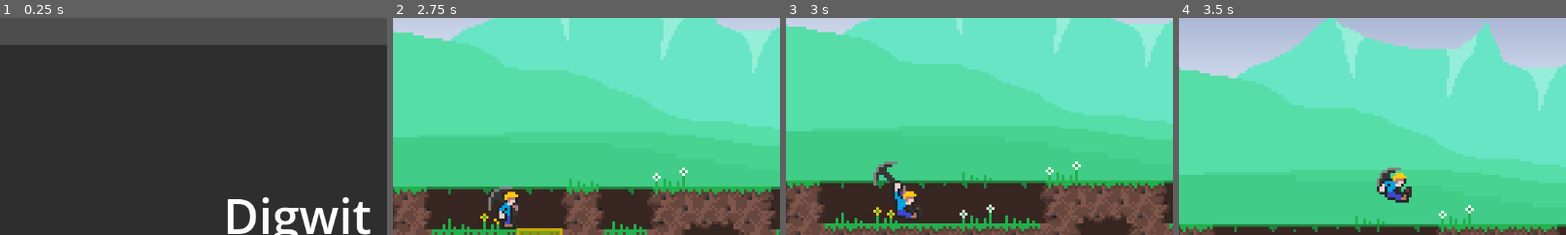
Above: before the commit, frames 1-4 (left to right).
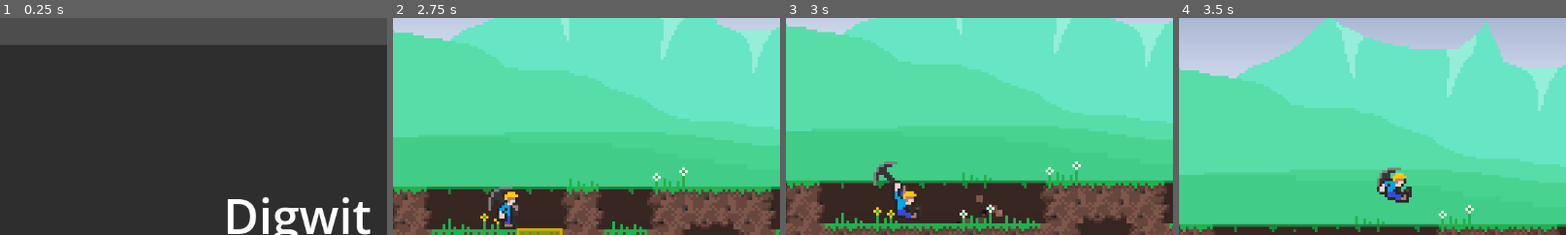
Above: after the commit, the same moments.

Repository: d-v-b/ld58
Game: Godot game, scene res://scenes/main_menu.tscn
Same seed, same stepped clock (60 frames per second), same inputs: the game is played once before the commit and once after it.
Inputs (mouse positions are % of the whole screen's width and height, from its top left):
- Up to frame 1 (0.25 s): no input
- Up to frame 2 (2.75 s): click "Start" at 0.5 s; move the mouse to (3, 3) at 1.27 s; hold D (move_right) 1.28-2 s; tap X (action_die) at 1.35 s; tap Space (action_jump) at 1.52 s; click "Play again" at 2 s
- Up to frame 3 (3 s): move the mouse to (80, 65) at 2.77 s; hold D (move_right) from 2.78 s (still down); tap F (action_mine) at 2.85 s
- Up to frame 4 (3.5 s): keep holding D (move_right); tap Space (action_jump) at 3.02 s
The pictures show only the part of the screen within x 12-62%, y 0-50%; the shares and areas given below are measured in that part.

Frames 1-2 are identical in both runs. In frame 3, 0.2% of the frame differs, in the area x 44-56%, y 81-95%; in frame 4, nothing differs.

Commit message:
added destruction particles (probably really badly)

Diff:
--- a/Collector/scenes/game.tscn
+++ b/Collector/scenes/game.tscn
@@ -7,6 +7,78 @@
 [ext_resource type="PackedScene" uid="uid://bgh183yp2hi7y" path="res://scenes/hud.tscn" id="4_lbhrr"]
 [ext_resource type="Texture2D" uid="uid://gbir15ew0fxx" path="res://assets/underground_background.png" id="12_dinhu"]
 [ext_resource type="PackedScene" uid="uid://d2oyp2jbjhicj" path="res://scenes/parallax_background.tscn" id="13_kvuet"]
+
+[sub_resource type="OccluderPolygon2D" id="OccluderPolygon2D_u5sy4"]
+polygon = PackedVector2Array(-13.829613, -12.982899, 32, -12.700661, 32, 32, -13.82962, 32)
+
+[sub_resource type="OccluderPolygon2D" id="OccluderPolygon2D_0tnpc"]
+polygon = PackedVector2Array(-13.265137, -32, 32, -32, 32, 32, -13.82962, 32)
+
+[sub_resource type="OccluderPolygon2D" id="OccluderPolygon2D_ca42v"]
+polygon = PackedVector2Array(-13.265137, -32, 32, -32, 32, 8.46711, -12.7006645, 7.9026337)
+
+[sub_resource type="OccluderPolygon2D" id="OccluderPolygon2D_gee14"]
+polygon = PackedVector2Array(-13.265137, -12.982899, 32, -14.111847, 32, 11.2894745, -13.829613, 12.4184265)
+
+[sub_resource type="OccluderPolygon2D" id="OccluderPolygon2D_vtaks"]
+polygon = PackedVector2Array(-9.878296, -19.192112, 3.6690788, -19.192112, 1.4111824, 32, -9.878296, 32)
+
+[sub_resource type="OccluderPolygon2D" id="OccluderPolygon2D_rysoc"]
+polygon = PackedVector2Array(-32, -13.547375, 32, -14.111847, 32, 32, -32, 32)
+
+[sub_resource type="OccluderPolygon2D" id="OccluderPolygon2D_kvpfn"]
+polygon = PackedVector2Array(-32, -32, 32, -32, 32, 32, -32, 32)
+
+[sub_resource type="OccluderPolygon2D" id="OccluderPolygon2D_e1j6l"]
+polygon = PackedVector2Array(-32, -32, 32, -32, 32, 8.46711, -32, 9.596054)
+
+[sub_resource type="OccluderPolygon2D" id="OccluderPolygon2D_ir15t"]
+polygon = PackedVector2Array(-32, -15.240795, 32, -14.111847, 32, 11.2894745, -32, 11.2894745)
+
+[sub_resource type="OccluderPolygon2D" id="OccluderPolygon2D_ssvqc"]
+polygon = PackedVector2Array(-9.878296, -19.192112, 3.6690788, -19.192112, 4.798023, 11.8539505, -8.749348, 11.2894745)
+
+[sub_resource type="OccluderPolygon2D" id="OccluderPolygon2D_pl11u"]
+polygon = PackedVector2Array(-32, -13.547375, 12.700657, -12.4184265, 11.5717125, 32, -32, 32)
+
+[sub_resource type="OccluderPolygon2D" id="OccluderPolygon2D_bhx41"]
+polygon = PackedVector2Array(-32, -32, 14.394085, -32, 12.700657, 32, -32, 32)
+
+[sub_resource type="OccluderPolygon2D" id="OccluderPolygon2D_qnb83"]
+polygon = PackedVector2Array(-32, -32, 14.394085, -32, 13.265133, 9.031578, -32, 9.596054)
+
+[sub_resource type="OccluderPolygon2D" id="OccluderPolygon2D_sww3w"]
+polygon = PackedVector2Array(-32, -15.240795, 11.5717125, -15.240795, 12.700657, 11.2894745, -32, 11.2894745)
+
+[sub_resource type="OccluderPolygon2D" id="OccluderPolygon2D_suyxu"]
+polygon = PackedVector2Array(-9.31382, -32, 7.6203957, -32, 4.798023, 11.8539505, -8.749348, 11.2894745)
+
+[sub_resource type="OccluderPolygon2D" id="OccluderPolygon2D_sgl2t"]
+polygon = PackedVector2Array(-9.31382, -32, 7.6203957, -32, 8.184872, 32, -7.6203995, 32)
+
+[sub_resource type="OccluderPolygon2D" id="OccluderPolygon2D_264po"]
+polygon = PackedVector2Array(-32, -32, 32, -32, 32, 32, -32, 32)
+
+[sub_resource type="OccluderPolygon2D" id="OccluderPolygon2D_1kice"]
+polygon = PackedVector2Array(-32, -20.32106, 32, -20.32106, 32, 32, -32, 32)
+
+[sub_resource type="OccluderPolygon2D" id="OccluderPolygon2D_5newe"]
+polygon = PackedVector2Array(-32, -20.32106, 32, -20.32106, 32, 32, -32, 32)
+
+[sub_resource type="OccluderPolygon2D" id="OccluderPolygon2D_dinhu"]
+polygon = PackedVector2Array(-32, -32, 32, -32, 32, 32, -32, 32)
+
+[sub_resource type="OccluderPolygon2D" id="OccluderPolygon2D_kvuet"]
+polygon = PackedVector2Array(-32, -32, 32, -32, 32, 32, -32, 32)
+
+[sub_resource type="OccluderPolygon2D" id="OccluderPolygon2D_37s47"]
+polygon = PackedVector2Array(-32, -20.32106, 32, -20.32106, 32, 32, -32, 32)
+
+[sub_resource type="OccluderPolygon2D" id="OccluderPolygon2D_bt5mj"]
+polygon = PackedVector2Array(-32, -20.32106, 32, -20.32106, 32, 32, -32, 32)
+
+[sub_resource type="OccluderPolygon2D" id="OccluderPolygon2D_trtic"]
+polygon = PackedVector2Array(-32, -32, 32, -32, 32, 32, -32, 32)
 
 [sub_resource type="TileSetAtlasSource" id="TileSetAtlasSource_vtaks"]
 texture = ExtResource("2_0tnpc")
@@ -16,76 +88,110 @@
 2:0/0 = 0
 3:0/0 = 0
 0:1/0 = 0
+0:1/0/occlusion_layer_0/polygon_0/polygon = SubResource("OccluderPolygon2D_u5sy4")
 0:1/0/physics_layer_0/polygon_0/points = PackedVector2Array(-32, -32, 32, -32, 32, 32, -32, 32)
 1:1/0 = 0
+1:1/0/occlusion_layer_0/polygon_0/polygon = SubResource("OccluderPolygon2D_rysoc")
 1:1/0/physics_layer_0/polygon_0/points = PackedVector2Array(-32, -32, 32, -32, 32, 32, -32, 32)
 2:1/0 = 0
+2:1/0/occlusion_layer_0/polygon_0/polygon = SubResource("OccluderPolygon2D_pl11u")
 2:1/0/physics_layer_0/polygon_0/points = PackedVector2Array(-32, -32, 32, -32, 32, 32, -32, 32)
 3:1/0 = 0
+3:1/0/occlusion_layer_0/polygon_0/polygon = SubResource("OccluderPolygon2D_264po")
 3:1/0/physics_layer_0/polygon_0/points = PackedVector2Array(-32, -32, 32, -32, 32, 32, -32, 32)
 0:2/0 = 0
+0:2/0/occlusion_layer_0/polygon_0/polygon = SubResource("OccluderPolygon2D_0tnpc")
 0:2/0/physics_layer_0/polygon_0/points = PackedVector2Array(-32, -32, 32, -32, 32, 32, -32, 32)
 1:2/0 = 0
+1:2/0/occlusion_layer_0/polygon_0/polygon = SubResource("OccluderPolygon2D_kvpfn")
 1:2/0/physics_layer_0/polygon_0/points = PackedVector2Array(-32, -32, 32, -32, 32, 32, -32, 32)
 2:2/0 = 0
+2:2/0/occlusion_layer_0/polygon_0/polygon = SubResource("OccluderPolygon2D_bhx41")
 2:2/0/physics_layer_0/polygon_0/points = PackedVector2Array(-32, -32, 32, -32, 32, 32, -32, 32)
 3:2/0 = 0
+3:2/0/occlusion_layer_0/polygon_0/polygon = SubResource("OccluderPolygon2D_264po")
 3:2/0/physics_layer_0/polygon_0/points = PackedVector2Array(-32, -32, 32, -32, 32, 32, -32, 32)
 0:3/0 = 0
+0:3/0/occlusion_layer_0/polygon_0/polygon = SubResource("OccluderPolygon2D_ca42v")
 0:3/0/physics_layer_0/polygon_0/points = PackedVector2Array(-32, -32, 32, -32, 32, 32, -32, 32)
 1:3/0 = 0
+1:3/0/occlusion_layer_0/polygon_0/polygon = SubResource("OccluderPolygon2D_e1j6l")
 1:3/0/physics_layer_0/polygon_0/points = PackedVector2Array(-32, -32, 32, -32, 32, 32, -32, 32)
 2:3/0 = 0
+2:3/0/occlusion_layer_0/polygon_0/polygon = SubResource("OccluderPolygon2D_qnb83")
 2:3/0/physics_layer_0/polygon_0/points = PackedVector2Array(-32, -32, 32, -32, 32, 32, -32, 32)
 3:3/0 = 0
 4:3/0 = 0
+4:3/0/occlusion_layer_0/polygon_0/polygon = SubResource("OccluderPolygon2D_dinhu")
 4:3/0/physics_layer_0/polygon_0/points = PackedVector2Array(-32, -32, 32, -32, 32, 32, -32, 32)
 5:3/0 = 0
+5:3/0/occlusion_layer_0/polygon_0/polygon = SubResource("OccluderPolygon2D_dinhu")
 5:3/0/physics_layer_0/polygon_0/points = PackedVector2Array(-32, -32, 32, -32, 32, 32, -32, 32)
 6:3/0 = 0
+6:3/0/occlusion_layer_0/polygon_0/polygon = SubResource("OccluderPolygon2D_dinhu")
 6:3/0/physics_layer_0/polygon_0/points = PackedVector2Array(-32, -32, 32, -32, 32, 32, -32, 32)
 4:2/0 = 0
+4:2/0/occlusion_layer_0/polygon_0/polygon = SubResource("OccluderPolygon2D_5newe")
 4:2/0/physics_layer_0/polygon_0/points = PackedVector2Array(-32, -32, 32, -32, 32, 32, -32, 32)
 4:1/0 = 0
+4:1/0/occlusion_layer_0/polygon_0/polygon = SubResource("OccluderPolygon2D_1kice")
 4:1/0/physics_layer_0/polygon_0/points = PackedVector2Array(-32, -32, 32, -32, 32, 32, -32, 32)
 5:1/0 = 0
+5:1/0/occlusion_layer_0/polygon_0/polygon = SubResource("OccluderPolygon2D_37s47")
 5:1/0/physics_layer_0/polygon_0/points = PackedVector2Array(-32, -32, 32, -32, 32, 32, -32, 32)
 6:1/0 = 0
+6:1/0/occlusion_layer_0/polygon_0/polygon = SubResource("OccluderPolygon2D_bt5mj")
 6:1/0/physics_layer_0/polygon_0/points = PackedVector2Array(-32, -32, 32, -32, 32, 32, -32, 32)
 6:2/0 = 0
+6:2/0/occlusion_layer_0/polygon_0/polygon = SubResource("OccluderPolygon2D_dinhu")
 6:2/0/physics_layer_0/polygon_0/points = PackedVector2Array(-32, -32, 32, -32, 32, 32, -32, 32)
 5:2/0 = 0
+5:2/0/occlusion_layer_0/polygon_0/polygon = SubResource("OccluderPolygon2D_dinhu")
 5:2/0/physics_layer_0/polygon_0/points = PackedVector2Array(-32, -32, 32, -32, 32, 32, -32, 32)
 4:0/0 = 0
 5:0/0 = 0
 6:0/0 = 0
 0:4/0 = 0
+0:4/0/occlusion_layer_0/polygon_0/polygon = SubResource("OccluderPolygon2D_gee14")
 0:4/0/physics_layer_0/polygon_0/points = PackedVector2Array(-32, -32, 32, -32, 32, 32, -32, 32)
 1:4/0 = 0
+1:4/0/occlusion_layer_0/polygon_0/polygon = SubResource("OccluderPolygon2D_ir15t")
 1:4/0/physics_layer_0/polygon_0/points = PackedVector2Array(-32, -32, 32, -32, 32, 32, -32, 32)
 1:5/0 = 0
+1:5/0/occlusion_layer_0/polygon_0/polygon = SubResource("OccluderPolygon2D_ssvqc")
 1:5/0/physics_layer_0/polygon_0/points = PackedVector2Array(-32, -32, 32, -32, 32, 32, -32, 32)
 2:5/0 = 0
+2:5/0/occlusion_layer_0/polygon_0/polygon = SubResource("OccluderPolygon2D_suyxu")
 2:5/0/physics_layer_0/polygon_0/points = PackedVector2Array(-32, -32, 32, -32, 32, 32, -32, 32)
 2:4/0 = 0
+2:4/0/occlusion_layer_0/polygon_0/polygon = SubResource("OccluderPolygon2D_sww3w")
 2:4/0/physics_layer_0/polygon_0/points = PackedVector2Array(-32, -32, 32, -32, 32, 32, -32, 32)
 0:5/0 = 0
+0:5/0/occlusion_layer_0/polygon_0/polygon = SubResource("OccluderPolygon2D_vtaks")
 0:5/0/physics_layer_0/polygon_0/points = PackedVector2Array(-32, -32, 32, -32, 32, 32, -32, 32)
 2:6/0 = 0
+2:6/0/occlusion_layer_0/polygon_0/polygon = SubResource("OccluderPolygon2D_sgl2t")
 2:6/0/physics_layer_0/polygon_0/points = PackedVector2Array(-32, -32, 32, -32, 32, 32, -32, 32)
 4:4/0 = 0
+4:4/0/occlusion_layer_0/polygon_0/polygon = SubResource("OccluderPolygon2D_kvuet")
 4:4/0/physics_layer_0/polygon_0/points = PackedVector2Array(-32, -32, 32, -32, 32, 32, -32, 32)
 4:5/0 = 0
+4:5/0/occlusion_layer_0/polygon_0/polygon = SubResource("OccluderPolygon2D_kvuet")
 4:5/0/physics_layer_0/polygon_0/points = PackedVector2Array(-32, -32, 32, -32, 32, 32, -32, 32)
 5:5/0 = 0
+5:5/0/occlusion_layer_0/polygon_0/polygon = SubResource("OccluderPolygon2D_kvuet")
 5:5/0/physics_layer_0/polygon_0/points = PackedVector2Array(-32, -32, 32, -32, 32, 32, -32, 32)
 6:5/0 = 0
+6:5/0/occlusion_layer_0/polygon_0/polygon = SubResource("OccluderPolygon2D_kvuet")
 6:5/0/physics_layer_0/polygon_0/points = PackedVector2Array(-32, -32, 32, -32, 32, 32, -32, 32)
 6:4/0 = 0
+6:4/0/occlusion_layer_0/polygon_0/polygon = SubResource("OccluderPolygon2D_kvuet")
 6:4/0/physics_layer_0/polygon_0/points = PackedVector2Array(-32, -32, 32, -32, 32, 32, -32, 32)
 5:4/0 = 0
+5:4/0/occlusion_layer_0/polygon_0/polygon = SubResource("OccluderPolygon2D_kvuet")
 5:4/0/physics_layer_0/polygon_0/points = PackedVector2Array(-32, -32, 32, -32, 32, 32, -32, 32)
 6:6/0 = 0
+6:6/0/occlusion_layer_0/polygon_0/polygon = SubResource("OccluderPolygon2D_trtic")
 6:6/0/physics_layer_0/polygon_0/points = PackedVector2Array(-32, -32, 32, -32, 32, 32, -32, 32)
 5:6/0 = 0
 4:6/0 = 0
@@ -97,6 +203,7 @@
 
 [sub_resource type="TileSet" id="TileSet_gee14"]
 tile_size = Vector2i(64, 64)
+occlusion_layer_0/light_mask = 1
 physics_layer_0/collision_layer = 4
 physics_layer_0/collision_mask = 135
 sources/1 = SubResource("TileSetAtlasSource_vtaks")
@@ -197,10 +304,11 @@
 text = "Go to main menu"
 
 [node name="parallax_background" parent="." instance=ExtResource("13_kvuet")]
-z_index = -1
+z_index = -2
 position = Vector2(-2456, -1993)
 
 [node name="UnderGround Background" type="TextureRect" parent="."]
+z_index = -2
 custom_minimum_size = Vector2(1408, 4096)
 offset_right = 1408.0
 offset_bottom = 4096.0
--- a/Collector/scenes/player.tscn
+++ b/Collector/scenes/player.tscn
@@ -80,6 +80,10 @@
 atlas = ExtResource("5_tuyoq")
 region = Rect2(32, 0, 32, 32)
 
+[sub_resource type="AtlasTexture" id="AtlasTexture_f1ej7"]
+atlas = ExtResource("4_dqkch")
+region = Rect2(112, 0, 16, 16)
+
 [sub_resource type="SpriteFrames" id="SpriteFrames_3v2ag"]
 animations = [{
 "frames": [{
@@ -109,6 +113,9 @@
 }, {
 "duration": 1.0,
 "texture": SubResource("AtlasTexture_jej6c")
+}, {
+"duration": 1.0,
+"texture": SubResource("AtlasTexture_f1ej7")
 }],
 "loop": true,
 "name": &"all",
@@ -116,7 +123,7 @@
 }, {
 "frames": [{
 "duration": 1.0,
-"texture": SubResource("AtlasTexture_y4r1p")
+"texture": SubResource("AtlasTexture_d2wvv")
 }],
 "loop": true,
 "name": &"hard_turn",
@@ -125,14 +132,17 @@
 "frames": [{
 "duration": 1.0,
 "texture": SubResource("AtlasTexture_qlg0r")
+}, {
+"duration": 1.0,
+"texture": SubResource("AtlasTexture_tuyoq")
 }],
 "loop": true,
 "name": &"idle",
-"speed": 5.0
-}, {
-"frames": [{
-"duration": 1.0,
-"texture": SubResource("AtlasTexture_d2wvv")
+"speed": 1.75
+}, {
+"frames": [{
+"duration": 1.0,
+"texture": SubResource("AtlasTexture_f1ej7")
 }],
 "loop": true,
 "name": &"jump",
@@ -151,9 +161,6 @@
 }, {
 "frames": [{
 "duration": 1.0,
-"texture": SubResource("AtlasTexture_tuyoq")
-}, {
-"duration": 1.0,
 "texture": SubResource("AtlasTexture_fjrip")
 }, {
 "duration": 1.0,
@@ -161,6 +168,9 @@
 }, {
 "duration": 1.0,
 "texture": SubResource("AtlasTexture_ur7pv")
+}, {
+"duration": 1.0,
+"texture": SubResource("AtlasTexture_y4r1p")
 }],
 "loop": true,
 "name": &"run",
@@ -206,7 +216,7 @@
 position = Vector2(0, -8)
 scale = Vector2(4, 4)
 sprite_frames = SubResource("SpriteFrames_3v2ag")
-animation = &"mine"
+animation = &"idle"
 autoplay = "idle"
 script = ExtResource("5_qlg0r")
 
--- a/Collector/scenes/player_animations.gd
+++ b/Collector/scenes/player_animations.gd
@@ -33,6 +33,7 @@
 func _on_animation_finish():
 	if animation == "mine":
 		animation = "idle"
+		play()
 	return
 
 func _do_mine():
--- /dev/null
+++ b/Collector/scripts/destruction_particle.gd
@@ -0,0 +1,24 @@
+extends ColorRect
+class_name destruction_particle
+
+var velocity : Vector2
+var drag = 0.9
+var lifetime : float
+var opaqueness = 1.0
+
+func _init(colour : Color) -> void:
+	color = colour * randf() * 2.0
+
+func _ready() -> void:
+	size = Vector2(12, 12) * randf()
+	velocity = Vector2(randi_range(-100, 100), randi_range(0, 500))
+	z_index = -1
+
+func _process(delta: float) -> void:
+	global_position += velocity * delta
+	velocity.y += 980 * delta
+	velocity.x *= pow(drag, delta * 60.0)
+	opaqueness -= 2.5 * delta
+	color.a = opaqueness
+	if opaqueness == 0:
+		queue_free()
--- a/Collector/scripts/world_cell.gd
+++ b/Collector/scripts/world_cell.gd
@@ -10,8 +10,10 @@
 var world_position: Vector2
 var mining_block: MiningBlock
 var world : World2D
+var tile_map : TileMapLayer
 
-func _init(_world : World2D):
+func _init(_world : World2D, _tile_map):
+	tile_map = _tile_map
 	world = _world
 
 func build() -> void:
@@ -26,6 +28,13 @@
 
 func destroy() -> void:
 	if value == 0 or not mining_block: return
+
+	for i in 32:
+		var color = Color(0.404, 0.275, 0.239) if value == 1 else Color(0.392, 0.408, 0.427, 1.0)
+		var particle = destruction_particle.new(color)
+		particle.global_position = world_position + Vector2(randi_range(-32, 32), randi_range(-32, 32))
+		tile_map.add_child(particle)
+
 	value = 0
 	mining_block.destroy.disconnect(_on_destroy)
 	mining_block = null
--- a/Collector/scripts/world_tile.gd
+++ b/Collector/scripts/world_tile.gd
@@ -10,7 +10,7 @@
 	for y in _size.y:
 		grid.append([])
 		for x in _size.x:
-			var _cell = WorldCell.new(get_world_2d())
+			var _cell = WorldCell.new(get_world_2d(), self)
 			var _material = 1 if (y < 4) else 2
 			var rand_value = randi_range(0, 4)
 			var rand_value2 = randi_range(0, 10)
Binary file changed: Collector/assets/char_mine.png
Binary file added: Collector/assets/dirt_particle.png
Not shown, added: Collector/assets/dirt_particle.png.import
Not shown: 1 places in Collector/scenes/game.tscn that only renumber resources
Not shown: 1 places in Collector/scenes/player.tscn that only renumber resources
Not shown, added: Collector/scripts/destruction_particle.gd.uid
